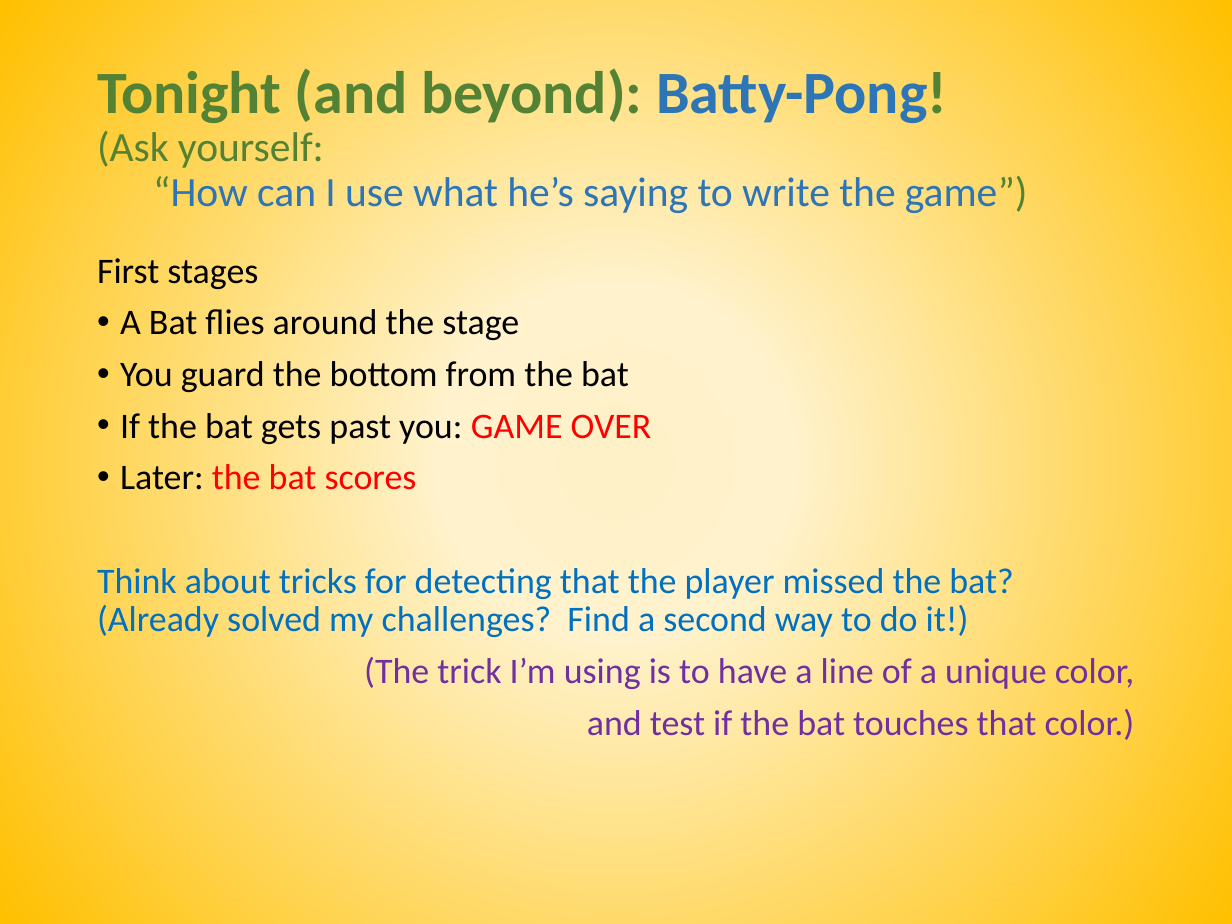
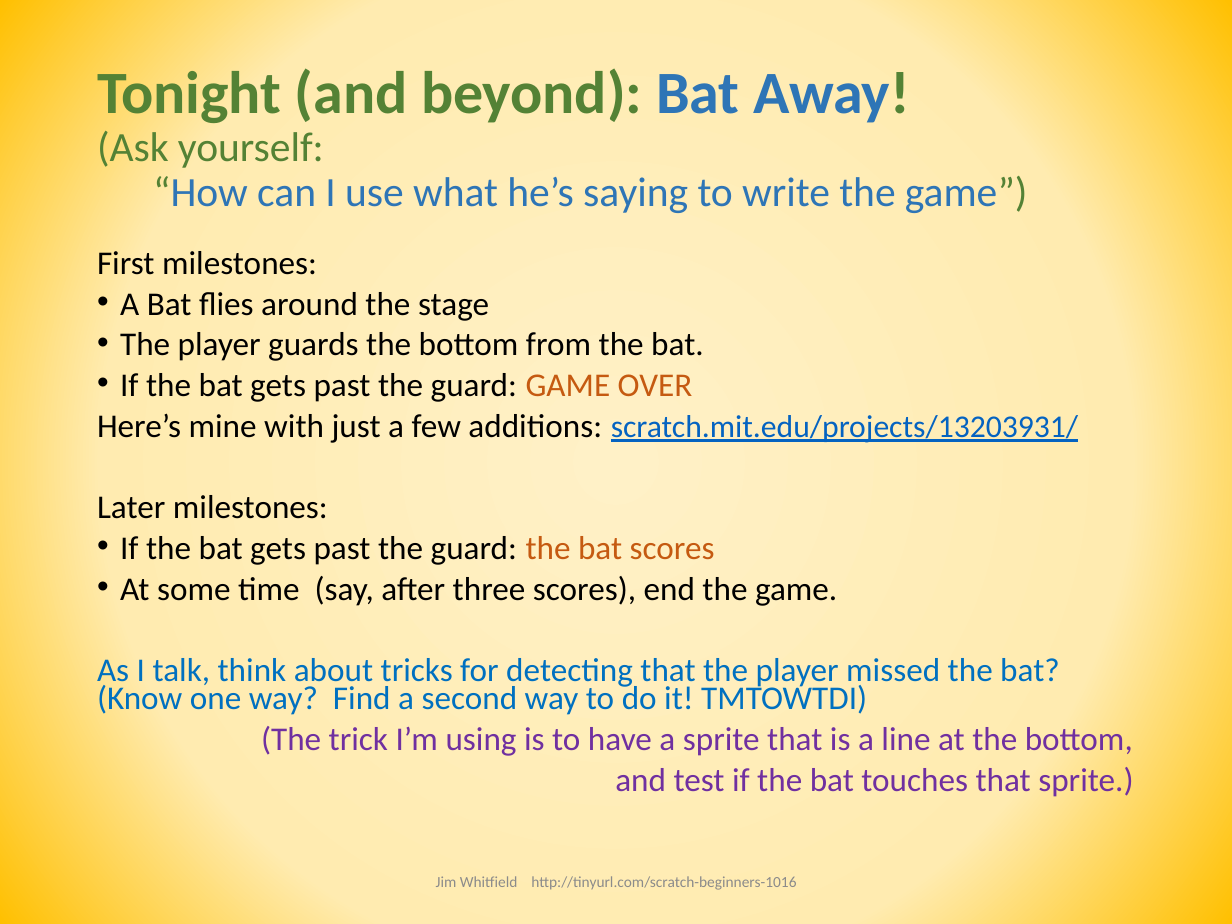
Before and after one commit to joedean/beginner-scratch, a slide deck: slide 4 of CoderDojo Beginner Scratch Session.pptx. Drawn at 1232x924 pixels with LibreOffice and Linux fonts; fonts in the diff are those of the drawing. Boxes give left, top, right and bottom in pixels: in the first picture for what was removed or moved away, otherwise in the second. Text is boxed around its words. In the diff, an @@ line names an element or a change of style, - is before the commit and + after.

```diff
--- a/CoderDojo Beginner Scratch Session.pptx
+++ b/CoderDojo Beginner Scratch Session.pptx
@@ background gradient #FFF1C7 to #FFF2CC to #FFC000 to gradient #FFF1C7 to #FFEBB0 to #FFC000 @@
@@ title at (x1=97, y1=63, x2=1027, y2=213): text changed @@
-Tonight (and beyond): Batty-Pong!
-(Ask yourself:
-“How can I use what he’s saying to write the game”)
+Tonight (and beyond): Bat Away!
+(Ask yourself:
+“How can I use what he’s saying to write the game”)
@@ text at (x1=97, y1=251, x2=317, y2=275): text changed; size 21 to 19.4 pt @@
-First stages
+First milestones:
@@ text at (x1=120, y1=292, x2=489, y2=321): size 21 to 19.4 pt in "A Bat flies around the stage"; line spacing 0.9 to 0.7 @@
@@ text at (x1=97, y1=332, x2=1133, y2=797): text changed; size 21 to 19.4 pt; text colour #0070C0 to #000000 @@
-• You guard the bottom from the bat
-• If the bat gets past you: GAME OVER
-• Later: the bat scores
-Think about tricks for detecting that the player missed the bat? (Already solved my challenges? Find a second way to do it!)
-(The trick I’m using is to have a line of a unique color,
-and test if the bat touches that color.)
+• The player guards the bottom from the bat.
+• If the bat gets past the guard: GAME OVER
+Here’s mine with just a few additions: scratch.mit.edu/projects/13203931/
+Later milestones:
+• If the bat gets past the guard: the bat scores
+• At some time (say, after three scores), end the game.
+As I talk, think about tricks for detecting that the player missed the bat? (Know one way? Find a second way to do it! TMTOWTDI)
+(The trick I’m using is to have a sprite that is a line at the bottom,
+and test if the bat touches that sprite.)
@@ text added at (x1=436, y1=876, x2=796, y2=890), 9 pt, text #8C8C8C @@
+Jim Whitfield http://tinyurl.com/scratch-beginners-1016
```
Also in this commit, not shown: 24 other slides changed.
